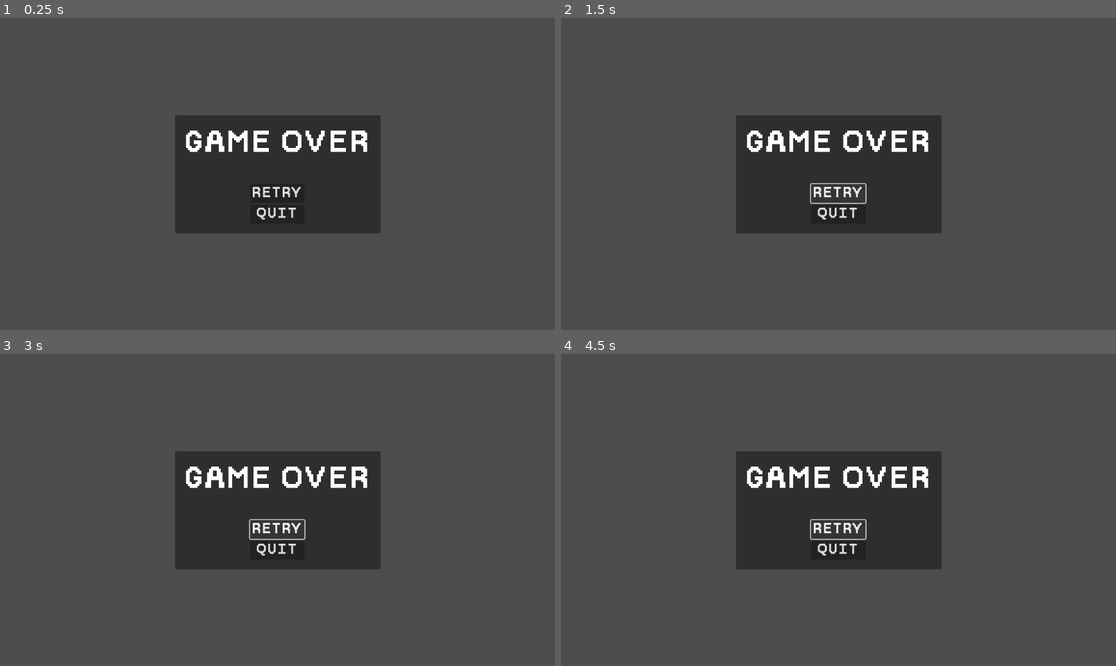
Above: before the commit, frames 1-4 (two rows, left to right).
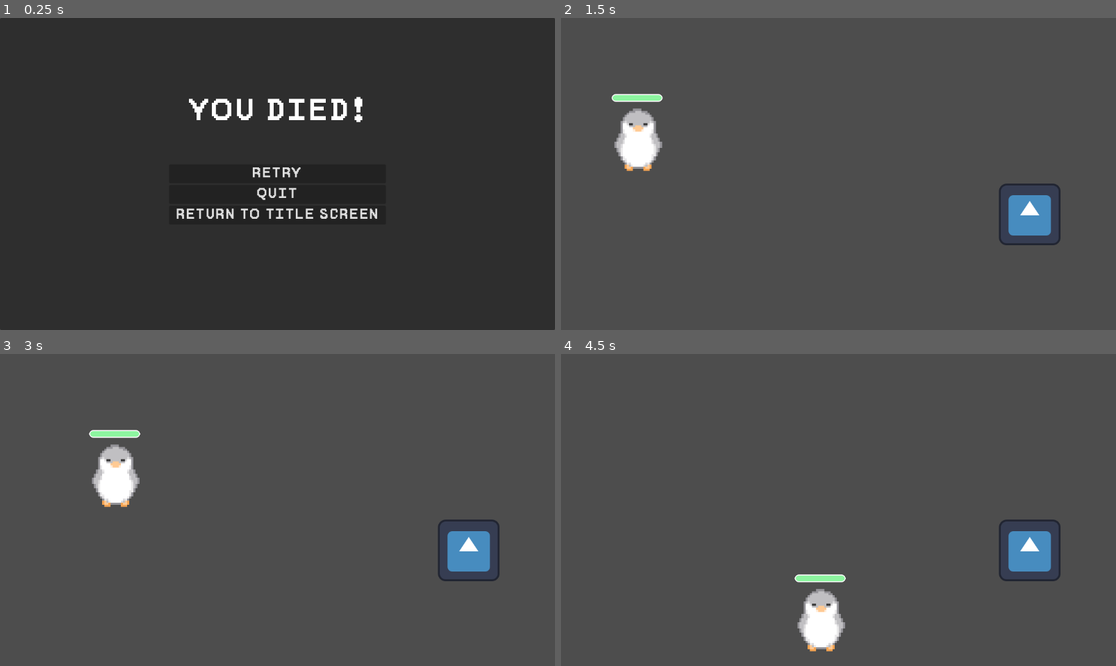
Above: after the commit, the same moments.

Repository: Jesuscanwalk/Under-da-sea
Game: Godot game, scene res://menus/end.tscn
Two runs of this game, one before a commit and one after it. Both use one fixed random seed, a clock stepped at 60 frames per second and the inputs below. The project has no main scene, so this scene is started directly. The engine's default icon, where the game draws it, is replaced by a stand-in: a white triangle on a blue panel in a dark square.
Inputs (mouse positions are in pixels of both pictures, inside the frame that each line leads up to):
- Up to frame 1 (0.25 s): no input
- Up to frame 2 (1.5 s): click "RETRY" at 0.5 s; click (838, 192) at 1.25 s, where only the run before the commit has a clickable "RETRY"
- Up to frame 3 (3 s): click (277, 528) at 2 s, where only the run before the commit has a clickable "RETRY"; tap Enter at 2.75 s; hold D (right) from 2.78 s (still down)
- Up to frame 4 (4.5 s): release D (right) at 3.53 s; hold S (down) 3.53-4.28 s; hold D (right) from 4.28 s (still down)

The runs differ from the first frame. In frame 1, 88% of the frame differs, in the area x 0-100%, y 0-100%; in frame 2, 16%; in frame 3, 16%; in frame 4, 16%.

Commit message:
death screen works!!!!!

Diff:
--- a/under-da-sea/menus/end.gd
+++ b/under-da-sea/menus/end.gd
@@ -3,10 +3,11 @@
 @onready var retry: Button = %retry
 @onready var quit: Button = %quit
 
-
 func _on_retry_pressed() -> void:
-	pass
-
+	get_tree().change_scene_to_file("res://test.tscn")
 
 func _on_quit_pressed() -> void:
 	get_tree().quit()
+
+func _on_title_pressed() -> void:
+	get_tree().change_scene_to_file("res://menus/main menu.tscn")
--- a/under-da-sea/menus/end.tscn
+++ b/under-da-sea/menus/end.tscn
@@ -20,48 +20,56 @@
 theme = SubResource("Theme_2l3ja")
 script = ExtResource("2_ulwke")
 
-[node name="UIPanelContainer" type="PanelContainer" parent="."]
-unique_name_in_owner = true
+[node name="Panel" type="Panel" parent="."]
+layout_mode = 1
+anchors_preset = 15
+anchor_right = 1.0
+anchor_bottom = 1.0
+grow_horizontal = 2
+grow_vertical = 2
+
+[node name="VBoxContainer" type="VBoxContainer" parent="."]
 layout_mode = 1
 anchors_preset = 8
 anchor_left = 0.5
 anchor_top = 0.5
 anchor_right = 0.5
 anchor_bottom = 0.5
-offset_left = -213.5
-offset_top = -122.5
-offset_right = 213.5
-offset_bottom = 122.5
+offset_left = -225.0
+offset_top = -20.0
+offset_right = 225.0
+offset_bottom = 165.0
 grow_horizontal = 2
 grow_vertical = 2
 
-[node name="VBoxContainer" type="VBoxContainer" parent="UIPanelContainer"]
+[node name="retry" type="Button" parent="VBoxContainer"]
 layout_mode = 2
-size_flags_horizontal = 4
+text = "RETRY"
 
-[node name="Label" type="Label" parent="UIPanelContainer/VBoxContainer"]
+[node name="quit" type="Button" parent="VBoxContainer"]
+layout_mode = 2
+text = "QUIT
+"
+
+[node name="title" type="Button" parent="VBoxContainer"]
+layout_mode = 2
+text = "RETURN TO TITLE SCREEN"
+
+[node name="Label" type="Label" parent="."]
 custom_minimum_size = Vector2(0, 120)
-layout_mode = 2
-text = "GAME OVER"
+layout_mode = 1
+anchors_preset = 5
+anchor_left = 0.5
+anchor_right = 0.5
+offset_left = -194.0
+offset_top = 136.0
+offset_right = 194.0
+offset_bottom = 256.0
+grow_horizontal = 2
+text = "YOU DIED!"
 horizontal_alignment = 1
 vertical_alignment = 1
 
-[node name="CenterContainer" type="CenterContainer" parent="UIPanelContainer/VBoxContainer"]
-layout_mode = 2
-size_flags_vertical = 3
-
-[node name="VBoxContainer" type="VBoxContainer" parent="UIPanelContainer/VBoxContainer/CenterContainer"]
-layout_mode = 2
-
-[node name="retry" type="Button" parent="UIPanelContainer/VBoxContainer/CenterContainer/VBoxContainer"]
-unique_name_in_owner = true
-layout_mode = 2
-text = "RETRY"
-
-[node name="quit" type="Button" parent="UIPanelContainer/VBoxContainer/CenterContainer/VBoxContainer"]
-unique_name_in_owner = true
-layout_mode = 2
-text = "QUIT"
-
-[connection signal="pressed" from="UIPanelContainer/VBoxContainer/CenterContainer/VBoxContainer/retry" to="." method="_on_retry_pressed"]
-[connection signal="pressed" from="UIPanelContainer/VBoxContainer/CenterContainer/VBoxContainer/quit" to="." method="_on_quit_pressed"]
+[connection signal="pressed" from="VBoxContainer/retry" to="." method="_on_retry_pressed"]
+[connection signal="pressed" from="VBoxContainer/quit" to="." method="_on_quit_pressed"]
+[connection signal="pressed" from="VBoxContainer/title" to="." method="_on_title_pressed"]
--- a/under-da-sea/player/player.gd
+++ b/under-da-sea/player/player.gd
@@ -26,3 +26,4 @@
 func die() -> void:
 	queue_free()
 	collision_shape_2d.set_deferred("disabled", true)
+	get_tree().change_scene_to_file("res://menus/end.tscn")
